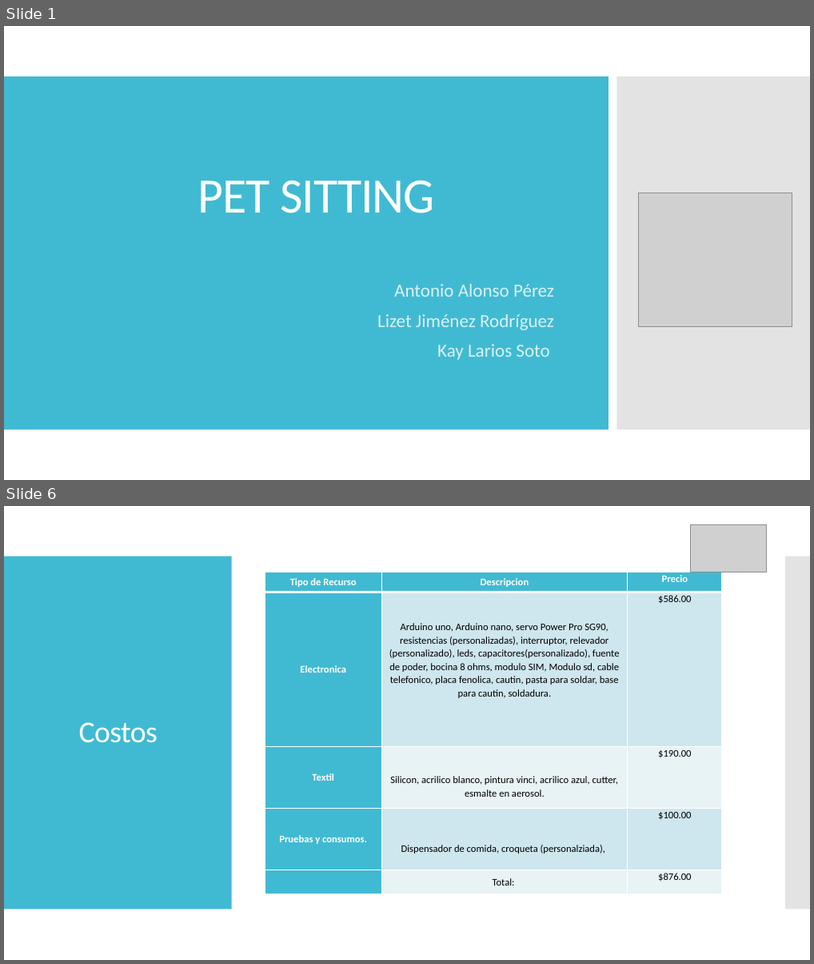
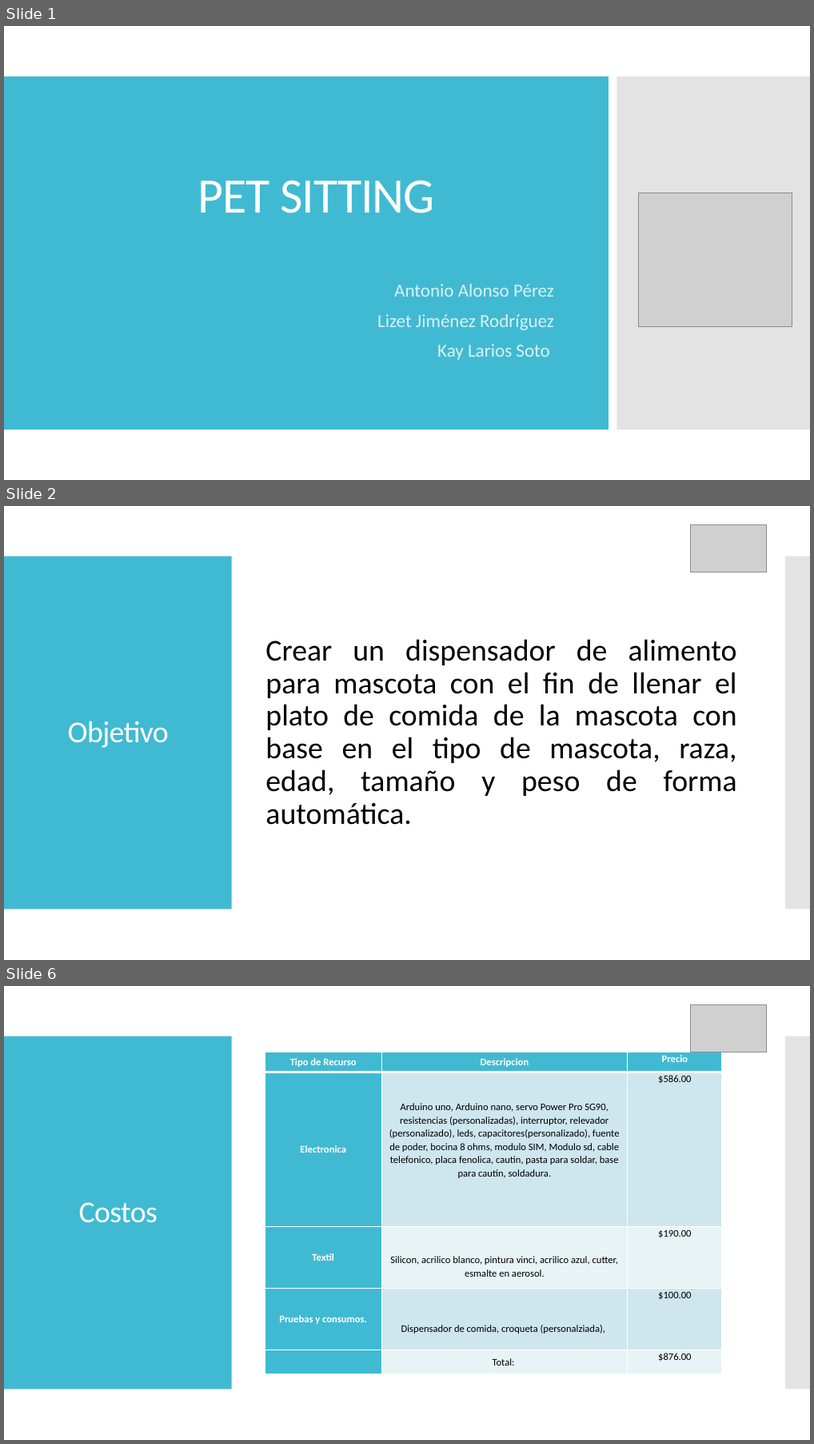
Before and after one commit to AIMtonio/PetSitting, a slide deck: Documents/Documentacion/PET SITTING_MariaLuisa.pptx. Shown one above the other, each under a label of ours: slides 1 and 6 before the commit, slides 1, 2 and 6 after it; the slides between them are not shown. The pictures are 814x964 and 814x1444 pixels, drawn with LibreOffice and Linux fonts; fonts in the diff are those of the drawing; grey boxes stand for pictures. Boxes give left, top, right and bottom in pixels: in the first picture for what was removed or moved away, otherwise in the second. Text is boxed around its words. In the diff, an @@ line names an element or a change of style, - is before the commit and + after.

```diff
--- a/Documents/Documentacion/PET SITTING_MariaLuisa.pptx
+++ b/Documents/Documentacion/PET SITTING_MariaLuisa.pptx
@@ slide 2 added at <box>4,506,810,960</box>, background #FFFFFF; not listed: 2 template elements that a slide beside it also shows @@
@@ picture added at <box>691,524,767,572</box> @@
@@ text added at <box>266,639,738,824</box>, 36 pt, text #000000 @@
+Crear un dispensador de alimento para mascota con el fin de llenar el plato de comida de la mascota con base en el tipo de mascota, raza, edad, tamaño y peso de forma automática.
@@ title added at <box>68,720,169,748</box>, 36 pt, text #FFFFFF @@
+Objetivo
```
Also in this commit, not shown: 1 slide changed, 6 other slides added, 4 slides removed.
